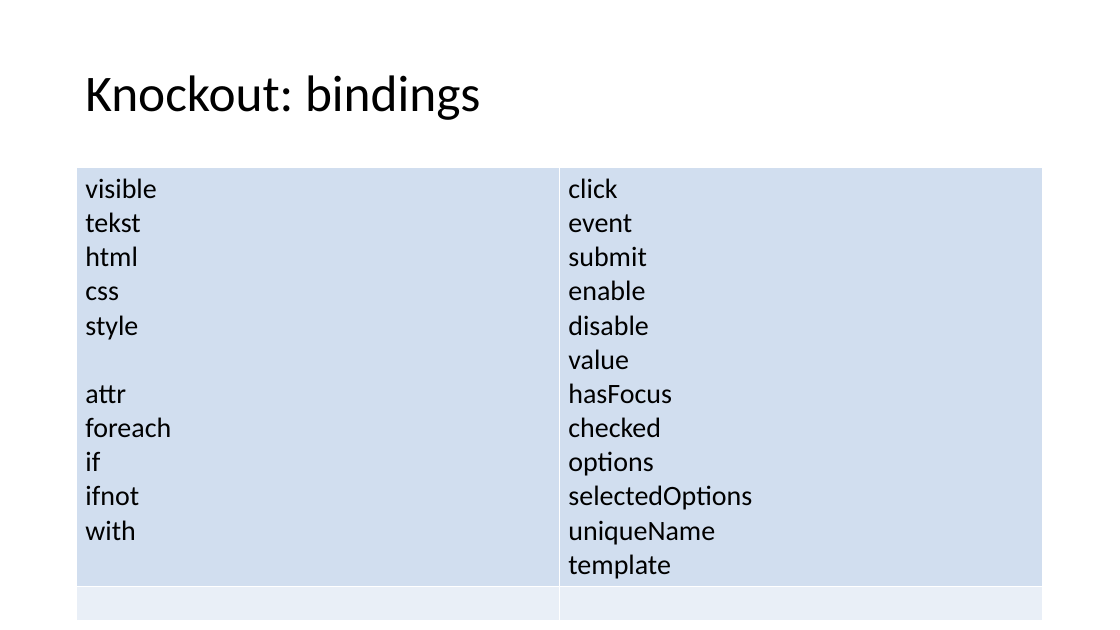
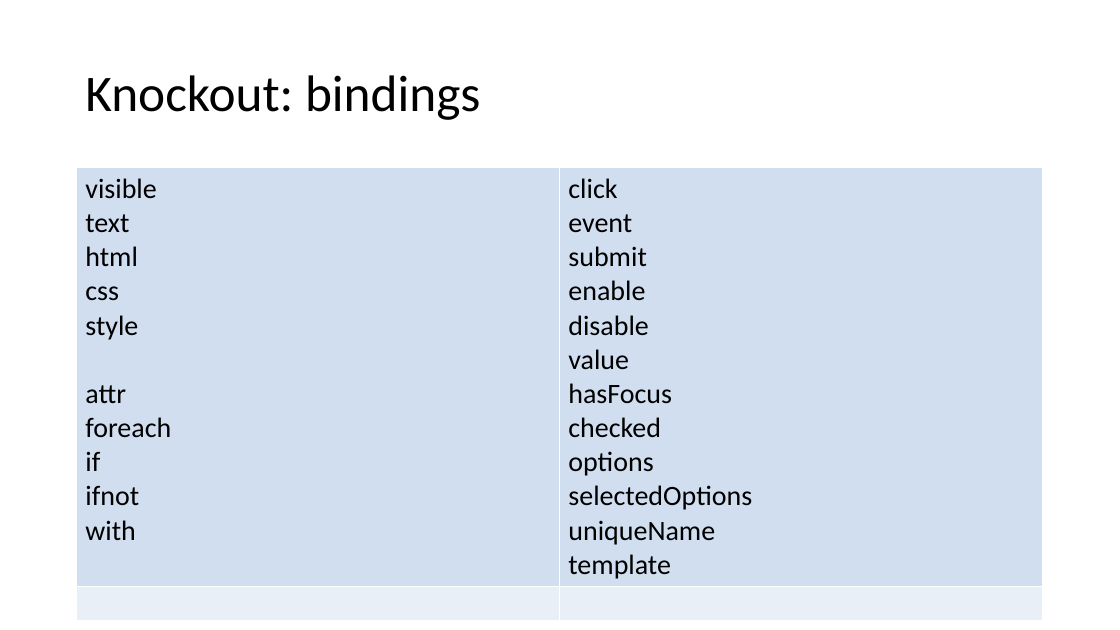
Before and after one commit to petermorlion/DurandalDemo, a slide deck: slide 20 of Durandal T4T.pptx (slide 19 before the commit). Drawn at 1120x630 pixels with LibreOffice and Linux fonts; fonts in the diff are those of the drawing. Boxes give left, top, right and bottom in pixels: in the first picture for what was removed or moved away, otherwise in the second. Text is boxed around its words. In the diff, an @@ line names an element or a change of style, - is before the commit and + after.

```diff
--- a/Durandal T4T.pptx
+++ b/Durandal T4T.pptx
@@ table at <box>77,168,1044,614</box> @@
-row 1, column 1: visible / tekst / html / css / style / attr / foreach / if / ifnot / with
+row 1, column 1: visible / text / html / css / style / attr / foreach / if / ifnot / with
```
Also in this commit, not shown: 1 other slide changed, 1 slide added, 3 other files.
